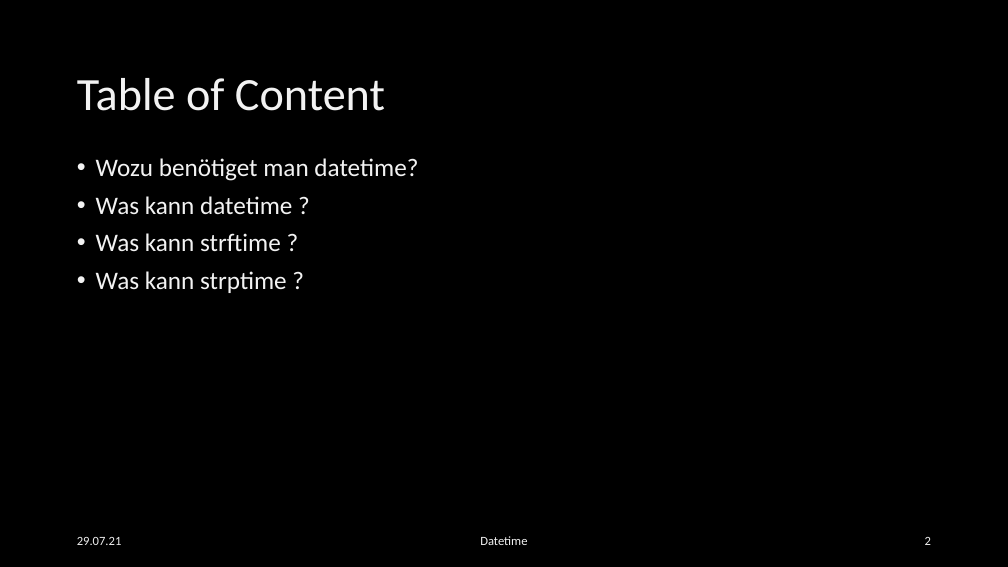
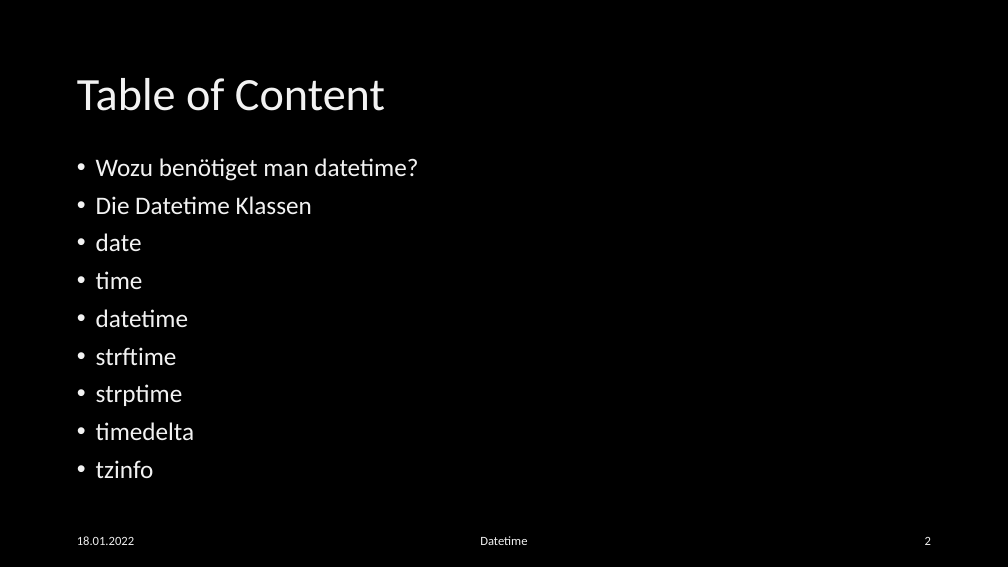
Before and after one commit to EsstBananeImEi/python_kurs, a slide deck: slide 2 of Materialien/Powerpoint/Einfuehrung in Datetime.pptx. Drawn at 1008x567 pixels with LibreOffice and Linux fonts; fonts in the diff are those of the drawing; background and template pictures are left out. Boxes give left, top, right and bottom in pixels: in the first picture for what was removed or moved away, otherwise in the second. Text is boxed around its words. In the diff, an @@ line names an element or a change of style, - is before the commit and + after.

Commit message:
update and finished Datetime kapitel

```diff
--- a/Materialien/Powerpoint/Einfuehrung in Datetime.pptx
+++ b/Materialien/Powerpoint/Einfuehrung in Datetime.pptx
@@ text at bbox=[96, 196, 312, 478]: text changed @@
-• Was kann datetime ?
-• Was kann strftime ?
-• Was kann strptime ?
+• Die Datetime Klassen
+• date
+• time
+• datetime
+• strftime
+• strptime
+• timedelta
+• tzinfo
@@ text at bbox=[77, 536, 134, 545]: text changed @@
-29.07.21
+18.01.2022
```
Also in this commit, not shown: 5 other slides changed, 5 slides added, 8 other files.
